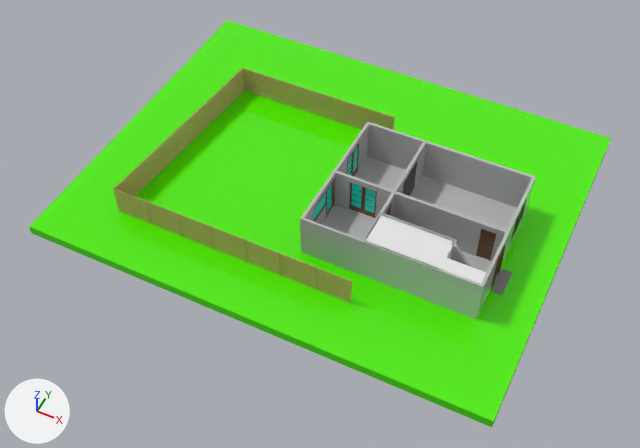
The FBX model Assets/FBX Imports/House Blockout.FBX, before and after one commit.
Both versions are drawn from a camera (50 mm lens) standing at (2.7, -23.5, 33.0) and looking at (-10.8, 3.7, -1.0). Every picture has the same lights, and +X, +Y and +Z are marked at lower left. Where no turn or scale is listed for an object, it has been applied to the vertices.
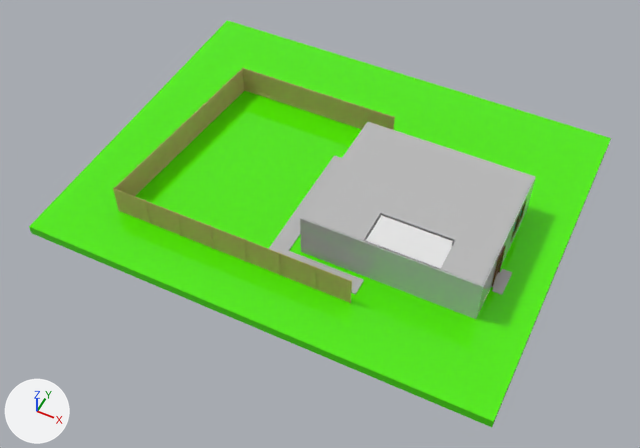
The change, as a list of edits to the scene's bpy script:
```text
Add me_mesh_402:
    me_mesh_402 = me_mesh_250.copy(); me_mesh_402.name = 'Mesh.402'  # the mesh of ob_box428
Add me_mesh_358_1:
    me_mesh_358_1 = me_mesh_250.copy(); me_mesh_358_1.name = 'Mesh.358'  # the mesh of ob_box428
Add me_mesh_031_1:
    me_mesh_031_1.from_pydata([(0.12, -1.15, 0.0), (0.13, 1.21, 0.0), (-1.3, -1.15, 0.0), (-1.3, 1.21, 0.0), (0.12, -1.15, 0.1), (0.13, 1.21, 0.1), (-1.3, -1.15, 0.1), (-1.3, 1.21, 0.1)], [], [(0, 2, 3, 1), (4, 5, 7, 6), (0, 1, 5, 4), (1, 3, 7, 5), (3, 2, 6, 7), (2, 0, 4, 6)])
    me_mesh_031_1.materials.append(mat_grey)  # grey #bcbcbc
Add me_mesh_410:
    me_mesh_410.from_pydata(...)  # 12 vertices, 10 faces; spans x -0.46..4.47, y -4.44..1.06, z 0.0..0.1
    me_mesh_410.materials.append(mat_grey)  # grey #bcbcbc
Change ob_box562:
    ob_box562: bpy.data.objects.new('Box562', me_mesh_068) -> bpy.data.objects.new('Box562', me_mesh_071)
Change ob_box239:
    ob_box239: bpy.data.objects.new('Box239', me_mesh_378) -> bpy.data.objects.new('Box239', me_mesh_381)
Change ob_box243:
    ob_box243: bpy.data.objects.new('Box243', me_mesh_382) -> bpy.data.objects.new('Box243', me_mesh_385)
Change ob_box271:
    ob_box271: bpy.data.objects.new('Box271', me_mesh_355) -> bpy.data.objects.new('Box271', me_mesh_358_1)
Change ob_box281:
    ob_box281: bpy.data.objects.new('Box281', me_mesh_365) -> bpy.data.objects.new('Box281', me_mesh_368)
Change ob_box272:
    ob_box272: bpy.data.objects.new('Box272', me_mesh_356) -> bpy.data.objects.new('Box272', me_mesh_359)
Change ob_box565:
    ob_box565: bpy.data.objects.new('Box565', me_mesh_060) -> bpy.data.objects.new('Box565', me_mesh_063)
Change ob_box566:
    ob_box566: bpy.data.objects.new('Box566', me_mesh_066) -> bpy.data.objects.new('Box566', me_mesh_069)
Change ob_box268:
    ob_box268: bpy.data.objects.new('Box268', me_mesh_360) -> bpy.data.objects.new('Box268', me_mesh_363)
Change ob_box249:
    ob_box249: bpy.data.objects.new('Box249', me_mesh_388) -> bpy.data.objects.new('Box249', me_mesh_391)
Change ob_box260:
    ob_box260: bpy.data.objects.new('Box260', me_mesh_399) -> bpy.data.objects.new('Box260', me_mesh_402)
Add ob_box2248:
    ob_box2248 = bpy.data.objects.new('Box2248', me_mesh_031_1)
    ob_box2248.location = (-10.63, 6.34, -0.04)
Add ob_box2250:
    ob_box2250 = bpy.data.objects.new('Box2250', me_mesh_410)
    ob_box2250.location = (-11.46, 4.12, -0.04)
Add ob_kitchenfloor001:
    ob_kitchenfloor001 = bpy.data.objects.new('KitchenFloor001', me_mesh_008.copy())  # the mesh of ob_kitchenfloor
    ob_kitchenfloor001.location = (-8.66, 2.94, 2.38)
Add ob_livingroomfloor001:
    ob_livingroomfloor001 = bpy.data.objects.new('LivingRoomFloor001', me_mesh_009.copy())  # the mesh of ob_livingroomfloor
    ob_livingroomfloor001.location = (-4.49, 6.31, 2.38)
Add ob_hallfloor001:
    ob_hallfloor001 = bpy.data.objects.new('HallFloor001', me_mesh_007.copy())  # the mesh of ob_hallfloor
    ob_hallfloor001.location = (-4.87, 3.23, 2.38)
Add ob_diningroomfloor001:
    ob_diningroomfloor001 = bpy.data.objects.new('DiningRoomFloor001', me_mesh_010.copy())  # the mesh of ob_diningroomfloor
    ob_diningroomfloor001.location = (-8.81, 6.87, 2.33)
```

Changed parts and their boxes [x1, y1, x2, y2] in the pictures (640 x 448 px):
'LivingRoomFloor001', added: after [394, 141, 534, 231]
'HallFloor001', added: after [381, 192, 508, 285]
'KitchenFloor001', added: after [302, 171, 394, 241]
'DiningRoomFloor001', added: after [335, 122, 425, 191]
'Box2250', added: after [269, 184, 364, 294]
'Box2248', added: after [315, 156, 342, 186]
'Box008', unchanged, covered by the edit: [367, 122, 536, 209] in both
'3dSolid003', unchanged, covered by the edit: before [335, 171, 510, 265]; after [501, 231, 510, 265]
'LivingRoomFloor', unchanged, covered by the edit: before [410, 175, 517, 230]
